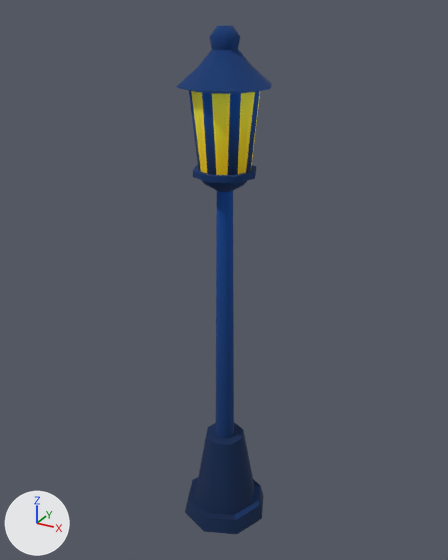
Renders of the OBJ model data/MODEL/lamp.obj from each side of a commit.
One viewpoint serves both versions: a 50 mm camera at (103.9, -190.4, 205.4) aimed at (-2.4, 3.0, 108.7). Arrows for +X, +Y and +Z are at lower left; the lights stay in place. Where no turn or scale is listed for an object, it has been applied to the vertices.

Names of what the first picture shows: 'lamp'.
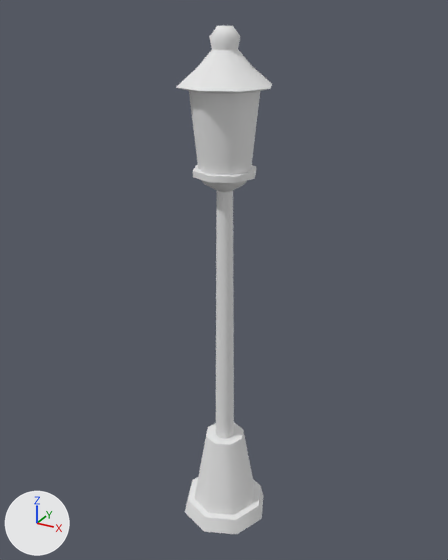
The newer file is also rescaled (x0.1), turned or shifted as a whole; pictures and numbers use the older file's frame.

Pixel boxes (x1, y1, x2, y2) of what changed, in the pictures (448 x 560 px):
'lamp', recoloured (blue to grey)
    both: (176, 25, 272, 534)

The change, as a list of edits to the scene's bpy script:
```text
Add mat_park0908_field_lambert2sg:
    mat_park0908_field_lambert2sg = principled_material('park0908:field:lambert2SG')
    mat_park0908_field_lambert2sg.base_color = (0.8, 0.8, 0.8)  # white #e7e7e7
    mat_park0908_field_lambert2sg.roughness = 1.0
Change me_lamp:
    where me_lamp.from_pydata(...)  # 166 vertices, 322 faces; spans x -19.0..18.0, y -19.0..18.0, z 0.0..200.0
    remove me_lamp.materials.append(mat_lambert2sg)  # picture img_color_palette_png
    add me_lamp.materials.append(mat_park0908_field_lambert2sg)  # white #e7e7e7
```
